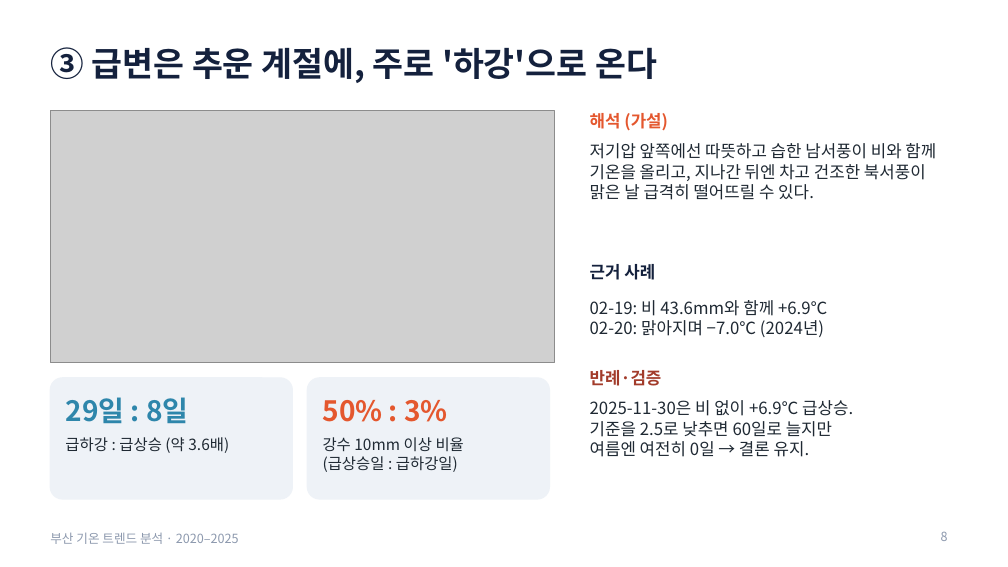
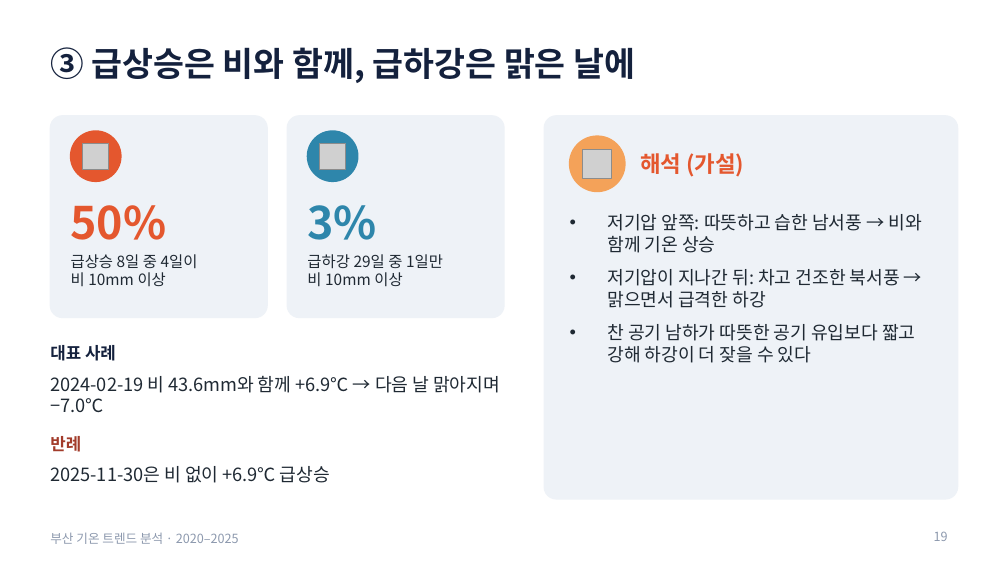
Before and after one commit to 17lucky71/busan-temperature-trend, a slide deck: slide 19 of docs/presentation.pptx (slide 8 before the commit). Drawn at 1008x567 pixels with LibreOffice and Linux fonts; fonts in the diff are those of the drawing; grey boxes stand for pictures. Boxes give left, top, right and bottom in pixels: in the first picture for what was removed or moved away, otherwise in the second. Text is boxed around its words. In the diff, an @@ line names an element or a change of style, - is before the commit and + after.

Commit message:
docs: 발표 자료 30장으로 확장

```diff
--- a/docs/presentation.pptx
+++ b/docs/presentation.pptx
@@ title at [50,47,635,83]: text changed @@
-③ 급변은 추운 계절에, 주로 '하강'으로 온다
+③ 급상승은 비와 함께, 급하강은 맑은 날에
@@ picture removed at [50,111,554,363] @@
@@ rounded rectangle added at [50,116,267,318], fill #EEF2F7, outline #EEF2F7 1 pt @@
@@ rounded rectangle added at [287,116,504,318], fill #EEF2F7, outline #EEF2F7 1 pt @@
@@ rounded rectangle added at [544,116,958,499], fill #EEF2F7, outline #EEF2F7 1 pt @@
@@ ellipse added at [71,131,121,181], fill #E4572E, outline #E4572E 1 pt @@
@@ picture added at [83,143,109,169] @@
@@ ellipse added at [307,131,358,181], fill #2E86AB, outline #2E86AB 1 pt @@
@@ picture added at [320,143,346,169] @@
@@ ellipse added at [570,136,625,192], fill #F4A259, outline #F4A259 1 pt @@
@@ picture added at [583,149,612,178] @@
@@ text "해석 (가설)": place and size @@
-text "해석 (가설)" at [590,113,668,131]
+text "해석 (가설)" at [640,153,744,177]
@@ text "해석 (가설)" at [640,153,744,177]: size 12 to 16 pt; vertical alignment top to middle @@
@@ text at [71,205,167,240]: text changed; size 20 to 32 pt @@
-50% : 3%
+50%
@@ text added at [307,205,377,240], 32 pt, text #2E86AB, bold @@
+3%
@@ text at [607,214,922,363]: text changed; size 12 to 13 pt @@
-저기압 앞쪽에선 따뜻하고 습한 남서풍이 비와 함께 기온을 올리고, 지나간 뒤엔 차고 건조한 북서풍이 맑은 날 급격히 떨어뜨릴 수 있다.
+• 저기압 앞쪽: 따뜻하고 습한 남서풍 → 비와 함께 기온 상승
+• 저기압이 지나간 뒤: 차고 건조한 북서풍 → 맑으면서 급격한 하강
+• 찬 공기 남하가 따뜻한 공기 유입보다 짧고 강해 하강이 더 잦을 수 있다
@@ text added at [71,254,198,286], 11 pt, text #1F2933 @@
+급상승 8일 중 4일이
+비 10mm 이상
@@ text added at [307,254,443,286], 11 pt, text #1F2933 @@
+급하강 29일 중 1일만
+비 10mm 이상
@@ text removed at [590,264,655,280] @@
-근거 사례
@@ text added at [50,345,116,361], 12 pt, text #14213D, bold @@
+대표 사례
@@ text at [50,376,500,413]: text changed; size 12 to 13 pt @@
-02-19: 비 43.6mm와 함께 +6.9℃
-02-20: 맑아지며 −7.0℃ (2024년)
+2024-02-19 비 43.6mm와 함께 +6.9℃ → 다음 날 맑아지며 −7.0℃
@@ rounded rectangle removed at [50,378,292,499] @@
@@ rounded rectangle removed at [307,378,549,499] @@
@@ text removed at [65,397,188,424] @@
-29일 : 8일
@@ text removed at [590,400,853,457] @@
-2025-11-30은 비 없이 +6.9℃ 급상승.
-기준을 2.5로 낮추면 60일로 늘지만
-여름엔 여전히 0일 → 결론 유지.
@@ text at [50,436,81,452]: text changed @@
-반례·검증
+반례
@@ text removed at [65,437,229,453] @@
-급하강 : 급상승 (약 3.6배)
@@ text removed at [323,437,464,472] @@
-강수 10mm 이상 비율
-(급상승일 : 급하강일)
@@ text added at [50,466,330,483], 13 pt, text #1F2933 @@
+2025-11-30은 비 없이 +6.9℃ 급상승
@@ page number at [934,531,948,541]: text changed @@
-8
+19
```
Also in this commit, not shown: 8 other slides changed, 14 slides added.
